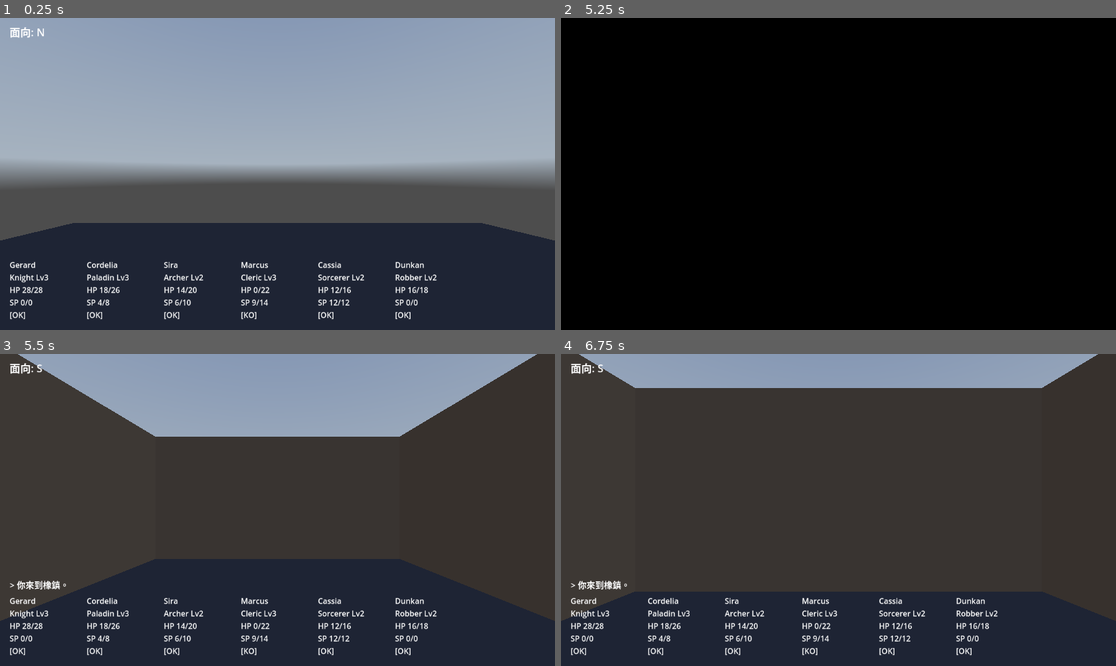
Above: before the commit, frames 1-4 (two rows, left to right).
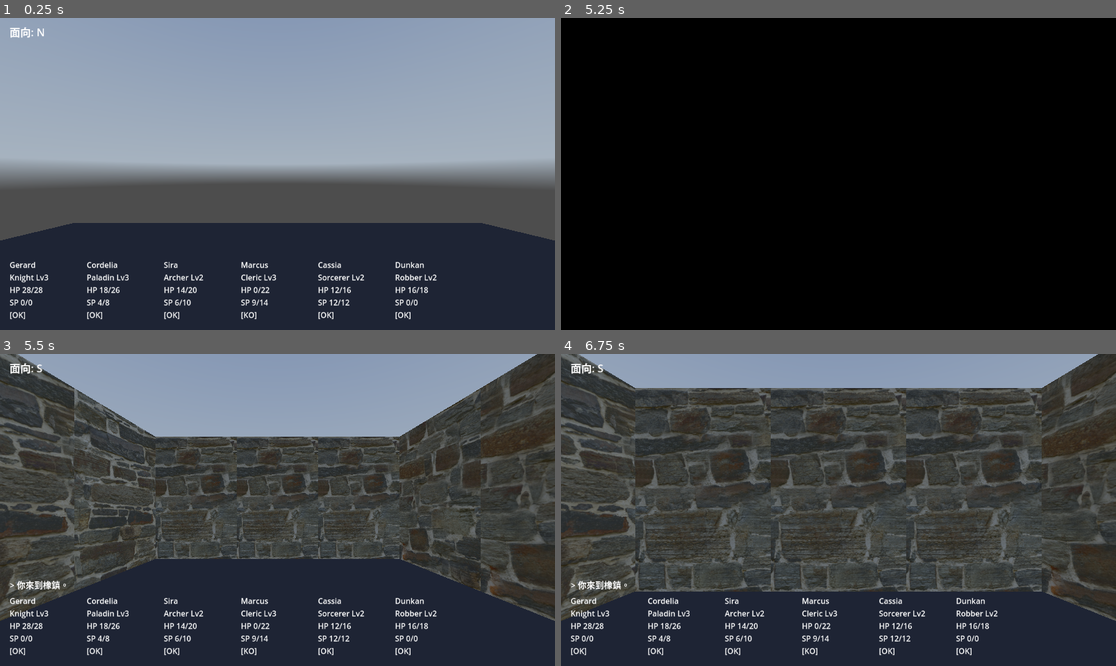
Above: after the commit, the same moments.

Repository: kurtsgm/mm
Game: Godot game, scene res://presentation/world/main.tscn
Same seed, same stepped clock (60 frames per second), same inputs: the game is played once before the commit and once after it. A sky picture missing from this copy of the repository is replaced by a grey-blue gradient.
Inputs (mouse positions are in pixels of both pictures, inside the frame that each line leads up to):
- Up to frame 1 (0.25 s): no input
- Up to frame 2 (5.25 s): tap Enter at 0.5, 2, 3.5 s; move the mouse to (960, 158) at 0.52 s; hold E (strafe_right) 0.53-1.25 s; hold Shift 0.53-1.25 s; click (960, 158) at 0.67 s; tap Space at 1.25, 2.75, 4.25 s; drag from (727, 189) to (810, 236) at 1.27 s; move the mouse to (894, 105) at 2.02 s; hold E (strafe_right) 2.03-2.75 s; tap Ctrl at 2.1 s; drag from (810, 236) to (672, 127) at 2.77 s; move the mouse to (1005, 220) at 3.52 s; hold Q (strafe_left) 3.53-4.25 s; tap 9 at 3.6 s; drag from (672, 127) to (755, 96) at 4.27 s; move the mouse to (866, 174) at 5.02 s; hold S (move_back) from 5.03 s (still down); tap C at 5.1 s; click (866, 174) at 5.17 s
- Up to frame 3 (5.5 s): keep holding S (move_back)
- Up to frame 4 (6.75 s): release S (move_back) at 5.75 s; drag from (755, 432) to (727, 525) at 5.77 s; move the mouse to (960, 494) at 6.52 s; hold W (move_forward) from 6.53 s (still down); tap 2 at 6.6 s

Frames 1-2 are identical in both runs. In frame 3, 11% of the frame differs, in the area x 0-100%, y 0-86%; in frame 4, 15%.

Commit message:
feat(theme): 城鎮主題 town（castle_wall 石牆 + 灰地板）
- ingest Poly Haven castle_wall_varriation 成 content/materials/castle_wall/
- 新增 town 主題：town_lib.tres（牆=castle_wall、地板/門/階梯沿用灰盒）+ town.tres
- theme_catalog 註冊 town
- town_oak.json theme: default → town（橡鎮變石牆房間，與 level01 地牢區隔）
- 測試：town 主題載入/牆有貼圖材質/已註冊、town_oak.theme_id==town

Co-Authored-By: Claude Opus 4.8 (1M context) <noreply@anthropic.com>

Diff:
--- a/content/maps/town_oak.json
+++ b/content/maps/town_oak.json
@@ -1,6 +1,6 @@
 {
   "name": "橡鎮",
-  "theme": "default",
+  "theme": "town",
   "grid": ["#####", "#...#", "#.@.#", "#...#", "#####"],
   "entities": [
     { "type": "portal", "pos": [2, 3], "to": "wild_nw", "entry": "from_town" }
--- /dev/null
+++ b/content/materials/castle_wall/castle_wall.tres
@@ -0,0 +1,8 @@
+[gd_resource type="StandardMaterial3D" load_steps=3 format=3]
+
+[ext_resource type="Texture2D" path="res://content/materials/castle_wall/color.jpg" id="1_color"]
+[ext_resource type="Texture2D" path="res://content/materials/castle_wall/roughness.jpg" id="3_roughness"]
+
+[resource]
+albedo_texture = ExtResource("1_color")
+roughness_texture = ExtResource("3_roughness")
--- /dev/null
+++ b/content/themes/town.tres
@@ -0,0 +1,18 @@
+[gd_resource type="Resource" script_class="DungeonTheme" format=3]
+
+[ext_resource type="MeshLibrary" path="res://content/themes/town_lib.tres" id="1_townlib"]
+[ext_resource type="Script" path="res://resources/dungeon_theme.gd" id="2_townth"]
+
+[resource]
+script = ExtResource("2_townth")
+theme_id = "town"
+mesh_library = ExtResource("1_townlib")
+floor_item = "floor"
+item_for_tile = {
+1: "wall",
+2: "door",
+3: "stairs_up",
+4: "stairs_down"
+}
+has_ceiling = false
+ceiling_item = ""
--- /dev/null
+++ b/content/themes/town_lib.tres
@@ -0,0 +1,72 @@
+[gd_resource type="MeshLibrary" format=3]
+
+[ext_resource type="Material" path="res://content/materials/castle_wall/castle_wall.tres" id="1_wall"]
+
+[sub_resource type="StandardMaterial3D" id="StandardMaterial3D_floor"]
+albedo_color = Color(0.25, 0.25, 0.28, 1)
+
+[sub_resource type="BoxMesh" id="BoxMesh_floor"]
+material = SubResource("StandardMaterial3D_floor")
+size = Vector3(2, 0.2, 2)
+
+[sub_resource type="BoxMesh" id="BoxMesh_wall"]
+material = ExtResource("1_wall")
+size = Vector3(2, 3, 2)
+
+[sub_resource type="StandardMaterial3D" id="StandardMaterial3D_door"]
+albedo_color = Color(0.55, 0.32, 0.15, 1)
+
+[sub_resource type="BoxMesh" id="BoxMesh_door"]
+material = SubResource("StandardMaterial3D_door")
+size = Vector3(1.2, 2.2, 1.2)
+
+[sub_resource type="StandardMaterial3D" id="StandardMaterial3D_stairs_up"]
+albedo_color = Color(0.2, 0.5, 0.65, 1)
+
+[sub_resource type="BoxMesh" id="BoxMesh_stairs_up"]
+material = SubResource("StandardMaterial3D_stairs_up")
+size = Vector3(1.6, 0.4, 1.6)
+
+[sub_resource type="StandardMaterial3D" id="StandardMaterial3D_stairs_down"]
+albedo_color = Color(0.2, 0.5, 0.65, 1)
+
+[sub_resource type="BoxMesh" id="BoxMesh_stairs_down"]
+material = SubResource("StandardMaterial3D_stairs_down")
+size = Vector3(1.6, 0.4, 1.6)
+
+[resource]
+item/0/name = "floor"
+item/0/mesh = SubResource("BoxMesh_floor")
+item/0/mesh_transform = Transform3D(1, 0, 0, 0, 1, 0, 0, 0, 1, 0, -0.1, 0)
+item/0/mesh_cast_shadow = 1
+item/0/shapes = []
+item/0/navigation_mesh_transform = Transform3D(1, 0, 0, 0, 1, 0, 0, 0, 1, 0, 0, 0)
+item/0/navigation_layers = 1
+item/1/name = "wall"
+item/1/mesh = SubResource("BoxMesh_wall")
+item/1/mesh_transform = Transform3D(1, 0, 0, 0, 1, 0, 0, 0, 1, 0, 1.5, 0)
+item/1/mesh_cast_shadow = 1
+item/1/shapes = []
+item/1/navigation_mesh_transform = Transform3D(1, 0, 0, 0, 1, 0, 0, 0, 1, 0, 0, 0)
+item/1/navigation_layers = 1
+item/2/name = "door"
+item/2/mesh = SubResource("BoxMesh_door")
+item/2/mesh_transform = Transform3D(1, 0, 0, 0, 1, 0, 0, 0, 1, 0, 1.1, 0)
+item/2/mesh_cast_shadow = 1
+item/2/shapes = []
+item/2/navigation_mesh_transform = Transform3D(1, 0, 0, 0, 1, 0, 0, 0, 1, 0, 0, 0)
+item/2/navigation_layers = 1
+item/3/name = "stairs_up"
+item/3/mesh = SubResource("BoxMesh_stairs_up")
+item/3/mesh_transform = Transform3D(1, 0, 0, 0, 1, 0, 0, 0, 1, 0, 0.2, 0)
+item/3/mesh_cast_shadow = 1
+item/3/shapes = []
+item/3/navigation_mesh_transform = Transform3D(1, 0, 0, 0, 1, 0, 0, 0, 1, 0, 0, 0)
+item/3/navigation_layers = 1
+item/4/name = "stairs_down"
+item/4/mesh = SubResource("BoxMesh_stairs_down")
+item/4/mesh_transform = Transform3D(1, 0, 0, 0, 1, 0, 0, 0, 1, 0, 0.2, 0)
+item/4/mesh_cast_shadow = 1
+item/4/shapes = []
+item/4/navigation_mesh_transform = Transform3D(1, 0, 0, 0, 1, 0, 0, 0, 1, 0, 0, 0)
+item/4/navigation_layers = 1
--- a/presentation/world/theme_catalog.gd
+++ b/presentation/world/theme_catalog.gd
@@ -5,6 +5,7 @@
 # "default" 為程式碼生成主題（保留現有外觀、零外部素材）；kit 主題屬內容期。
 const _THEMES := {
 	"bricks": "res://content/themes/bricks.tres",
+	"town": "res://content/themes/town.tres",
 }
 
 static func has_theme(id: String) -> bool:
--- a/tests/content/test_world_maps.gd
+++ b/tests/content/test_world_maps.gd
@@ -35,3 +35,6 @@
 	var town := _load("town_oak")
 	assert_eq(town.get_entry("gate"), {"pos": Vector2i(2, 1), "facing": GridDirection.Dir.SOUTH})
 	assert_eq(town.get_link(Vector2i(2, 3)), {"map": "wild_nw", "entry": "from_town"})
+
+func test_town_oak_uses_town_theme():
+	assert_eq(_load("town_oak").theme_id, "town")
--- a/tests/presentation/test_theme_catalog.gd
+++ b/tests/presentation/test_theme_catalog.gd
@@ -26,3 +26,26 @@
 func test_has_theme_and_all_ids_include_default():
 	assert_true(ThemeCatalog.has_theme("default"))
 	assert_true(ThemeCatalog.all_ids().has("default"))
+
+func test_town_theme_loads_with_core_items():
+	var t := ThemeCatalog.get_theme("town")
+	assert_not_null(t)
+	assert_eq(t.theme_id, "town")
+	assert_eq(t.floor_item, "floor")
+	assert_false(t.has_ceiling)
+	assert_not_null(t.mesh_library)
+	for name in ["floor", "wall", "door", "stairs_up", "stairs_down"]:
+		assert_ne(t.mesh_library.find_item_by_name(name), -1, "town lib 應有 item: %s" % name)
+
+func test_town_wall_uses_castle_wall_material():
+	var t := ThemeCatalog.get_theme("town")
+	var wall_id := t.mesh_library.find_item_by_name("wall")
+	var mesh := t.mesh_library.get_item_mesh(wall_id)
+	assert_not_null(mesh)
+	var mat := mesh.surface_get_material(0)
+	assert_true(mat is StandardMaterial3D, "城鎮牆應為貼圖材質")
+	assert_not_null((mat as StandardMaterial3D).albedo_texture, "城鎮牆應有 albedo 貼圖")
+
+func test_town_registered_in_catalog():
+	assert_true(ThemeCatalog.has_theme("town"))
+	assert_true(ThemeCatalog.all_ids().has("town"))
Binary file added: content/materials/castle_wall/color.jpg
Not shown, added: content/materials/castle_wall/color.jpg.import
Binary file added: content/materials/castle_wall/roughness.jpg
Not shown, added: content/materials/castle_wall/roughness.jpg.import
